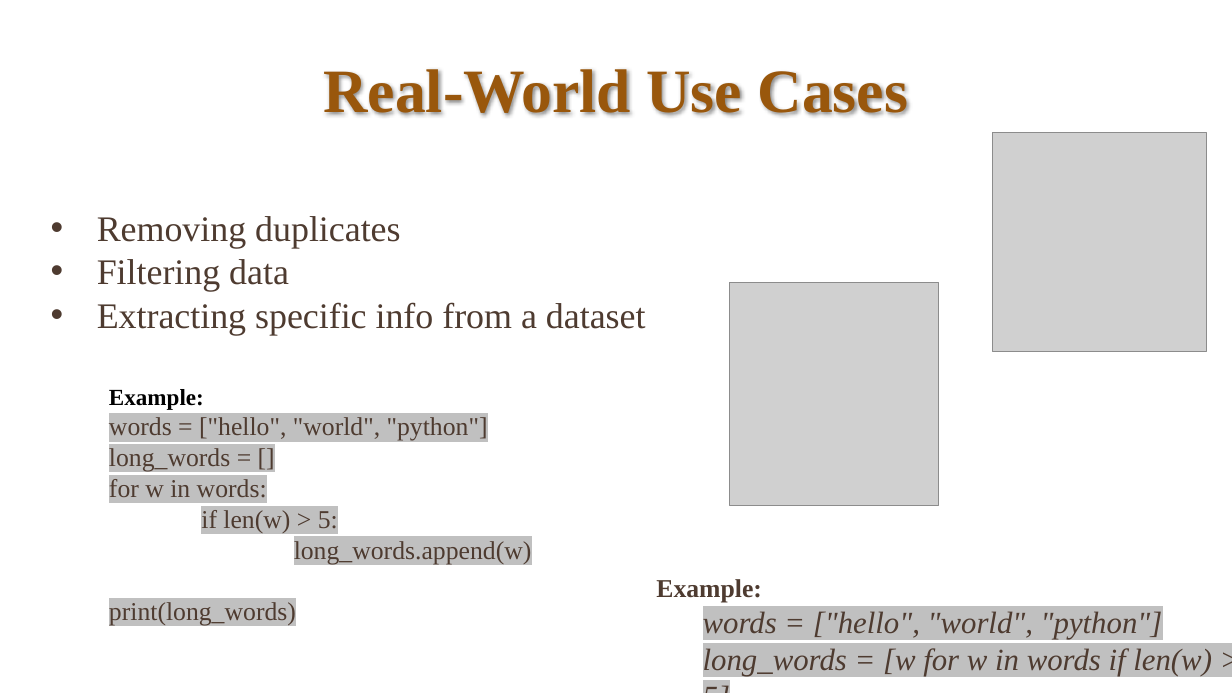
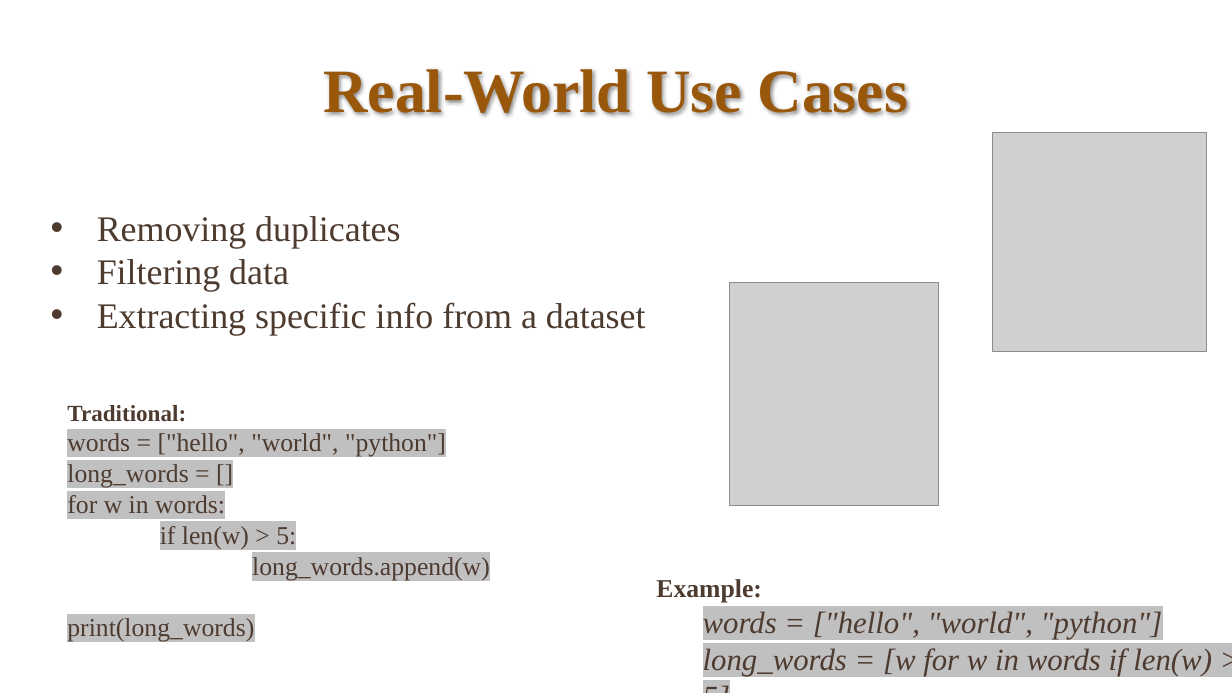
Before and after one commit to bahadurCorvit/Advance_Python, a slide deck: slide 11 of lectures/Lec12.pptx. Drawn at 1232x693 pixels with LibreOffice and Linux fonts; fonts in the diff are those of the drawing; grey boxes stand for pictures. Boxes give left, top, right and bottom in pixels: in the first picture for what was removed or moved away, otherwise in the second. Text is boxed around its words. In the diff, an @@ line names an element or a change of style, - is before the commit and + after.

```diff
--- a/lectures/Lec12.pptx
+++ b/lectures/Lec12.pptx
@@ text "Traditional:" moved from (x1=109, y1=389, x2=532, y2=626) to (x1=67, y1=405, x2=490, y2=642) @@
@@ text at (x1=67, y1=405, x2=186, y2=422): text changed; text colour #000000 to #4E3B30 @@
-Example:
+Traditional:
```
Also in this commit, not shown: 6 other slides changed, 1 other file.
